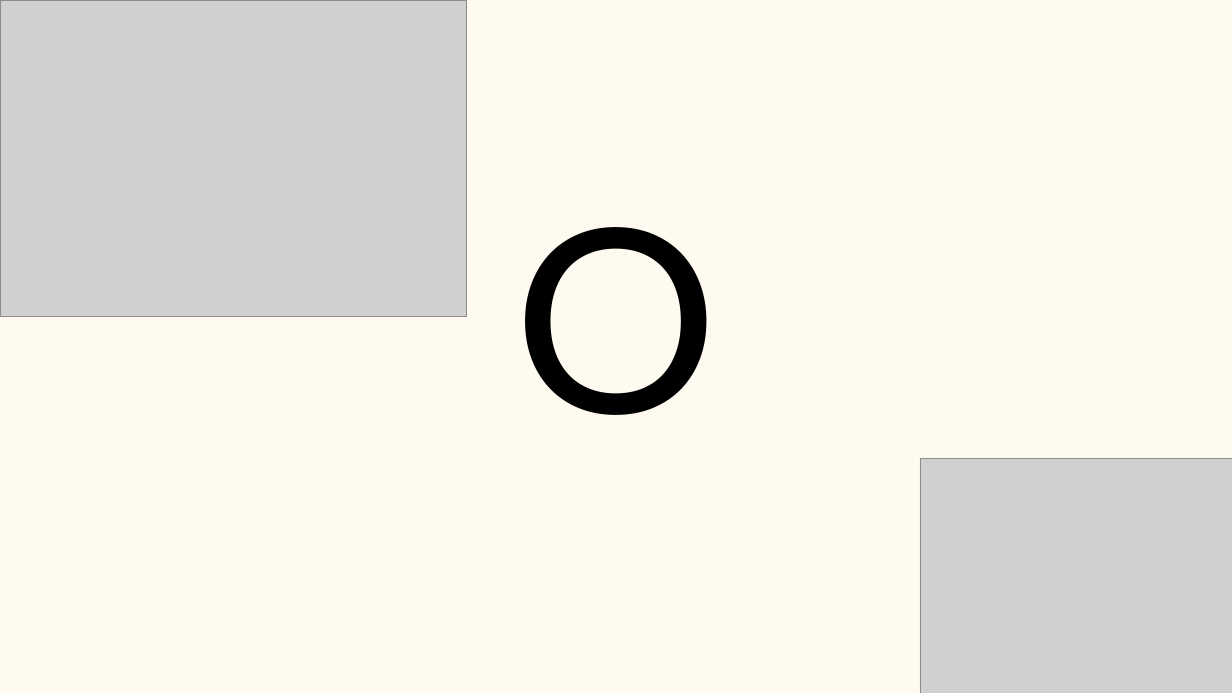
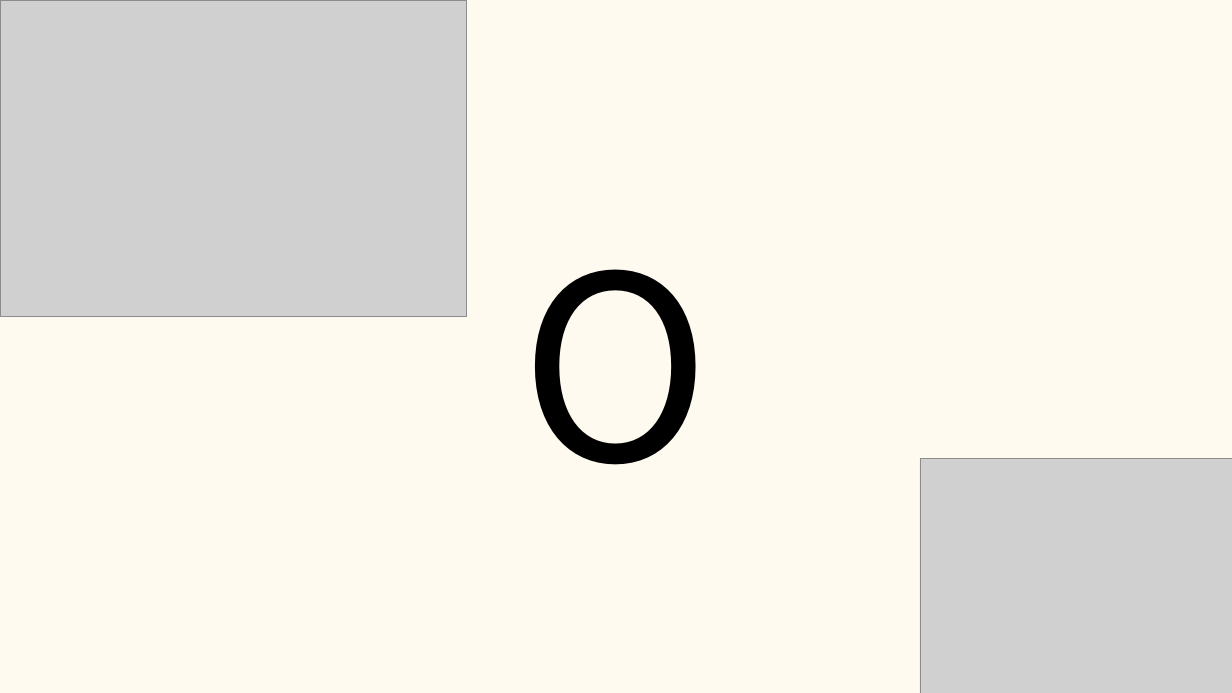
Before and after one commit to tkdgns25300/sunday_play, a slide deck: slide 7 of public/downloads/games/ox-survival/rules.pptx. Drawn at 1232x693 pixels with LibreOffice and Linux fonts; fonts in the diff are those of the drawing; grey boxes stand for pictures. Boxes give left, top, right and bottom in pixels: in the first picture for what was removed or moved away, otherwise in the second. Text is boxed around its words. In the diff, an @@ line names an element or a change of style, - is before the commit and + after.

```diff
--- a/public/downloads/games/ox-survival/rules.pptx
+++ b/public/downloads/games/ox-survival/rules.pptx
@@ text "O": place and size @@
-text "O" at bbox=[513, 227, 718, 415]
+text "O" at bbox=[521, 269, 711, 465]
@@ text "O" at bbox=[521, 269, 711, 465]: font Lato to Noto Sans CJK KR @@
```
Also in this commit, not shown: 63 other slides changed, 3 other files.
